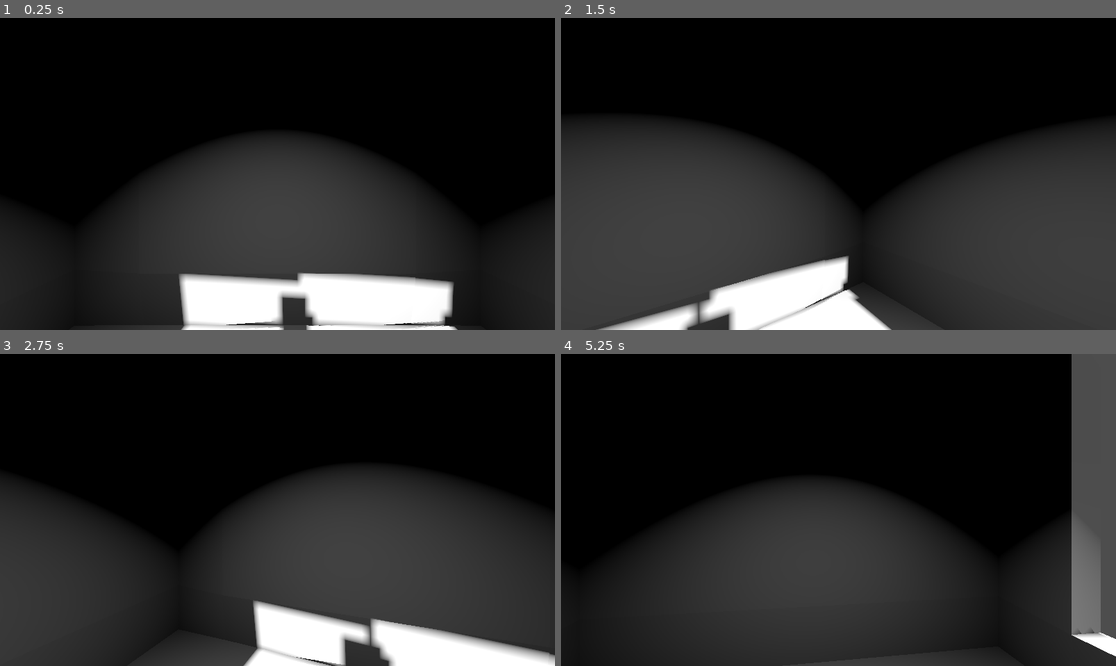
Above: before the commit, frames 1-4 (two rows, left to right).
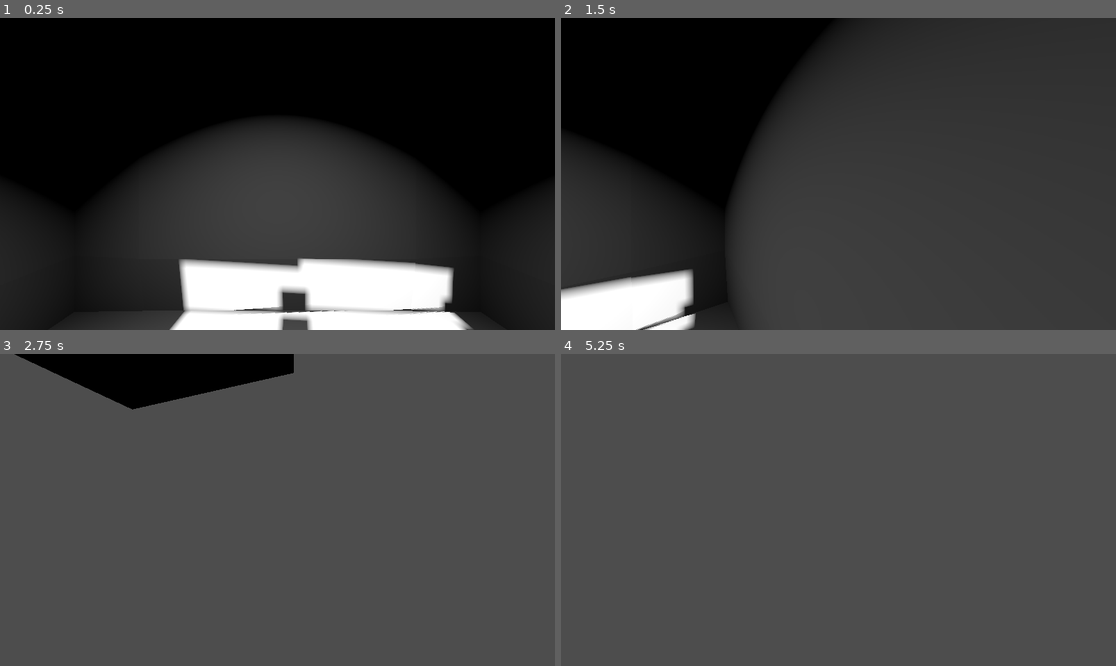
Above: after the commit, the same moments.

Repository: AnpilovAA/Lame_Jam_62_censor
Game: Godot game, scene res://main/main.tscn
The game is run twice, just before and just after one commit, with the same random seed, the same clock (stepped at 60 frames per second) and the same inputs. The project has no main scene, so this scene is started directly.
Inputs (mouse positions are in pixels of both pictures, inside the frame that each line leads up to):
- Up to frame 1 (0.25 s): no input
- Up to frame 2 (1.5 s): tap Enter at 0.5 s; move the mouse to (960, 158) at 0.52 s; hold D (move_right) 0.53-1.28 s; move the mouse to (727, 189) at 1.27 s; hold S (move_back) from 1.28 s (still down)
- Up to frame 3 (2.75 s): move the mouse to (333, 441) at 2.02 s; release S (move_back) at 2.03 s; hold D (move_right) from 2.03 s (still down)
- Up to frame 4 (5.25 s): move the mouse to (810, 572) at 2.77 s; release D (move_right) at 2.78 s; hold W (move_forward) 2.78-3.53 s; tap Space at 3.5, 5 s; move the mouse to (1005, 556) at 3.52 s; hold A (move_left) 3.53-5.03 s; tap Enter at 4.25 s; move the mouse to (672, 463) at 4.27 s; move the mouse to (866, 510) at 5.02 s; hold S (move_back) from 5.03 s (still down)

The runs differ from the first frame. In frame 1, 6.9% of the frame differs, in the area x 16-86%, y 32-100%; in frame 2, 51%; in frame 3, 78%; in frame 4, 85%, in the area x 0-100%, y 0-100%.

Commit message:
разобрался с управлением

Diff:
--- a/censor/main/main.tscn
+++ b/censor/main/main.tscn
@@ -16,3 +16,6 @@
 
 [node name="SpotLight3D" type="SpotLight3D" parent="." unique_id=269030562]
 transform = Transform3D(1, 0, 0, 0, -4.371139e-08, 1, 0, -1, -4.371139e-08, 0, 3.695, 0)
+
+[node name="Camera3D" type="Camera3D" parent="." unique_id=2138463519]
+transform = Transform3D(1, 0, 0, 0, 1, 0, 0, 0, 1, 0, 2.143241, 3.9285984)
--- a/censor/player/player.gd
+++ b/censor/player/player.gd
@@ -1,30 +1,34 @@
 extends CharacterBody3D
-var SPEED = 20
+
+var SPEED = 2
 var fall_acceleration = 75
-var target_velocity = Vector3.ZERO
-
+var target_velocity = Vector3()
+var mouse_motion = Vector2.ZERO
 
 func _unhandled_input(event: InputEvent) -> void:
-	var velocity = Vector3.ZERO
 	if event is InputEventMouseMotion:
 		print(event)
 		$Pivot/tipsya.rotate_y(float(event.relative.x))
+		#$Pivot.basis = Basis.looking_at(0,event.relative.x, 0)
 	pass
 
 func _physics_process(delta: float) -> void:
-	var velocity = Vector3.ZERO
+	var direction = Vector3.ZERO
 	if Input.is_action_pressed("move_forward"):
-		velocity.z -= 1
+		direction.z -= 1
 	if Input.is_action_pressed("move_back"):
-		velocity.z += 1
+		direction.z += 1
 	if Input.is_action_pressed("move_right"):
-		velocity.x += 1
+		direction.x += 1
 	if Input.is_action_pressed("move_left"):
-		velocity.x -= 1
-	if velocity != Vector3.ZERO:
-		velocity = velocity.normalized()
-		$Pivot.basis = Basis.looking_at(velocity)
-	target_velocity = velocity.x * SPEED
-	target_velocity = velocity.z * SPEED
+		direction.x -= 1
+	if direction != Vector3.ZERO:
+		direction = direction.normalized()
+		$Pivot.basis = Basis.looking_at(direction)
+
+	target_velocity.x = direction.x * SPEED
+	target_velocity.z = direction.z * SPEED
+	if not is_on_floor():
+		target_velocity.y = target_velocity.y - (fall_acceleration * delta)
 	velocity = target_velocity
 	move_and_slide()
--- a/censor/player/player.tscn
+++ b/censor/player/player.tscn
@@ -3,8 +3,8 @@
 [ext_resource type="Script" uid="uid://bqvfdt5cklqg7" path="res://player/player.gd" id="1_oul6g"]
 [ext_resource type="PackedScene" uid="uid://cka2n7ka60g0r" path="res://player/tipsya.glb" id="2_rkbax"]
 
-[sub_resource type="SphereShape3D" id="SphereShape3D_oul6g"]
-radius = 0.7
+[sub_resource type="CylinderShape3D" id="CylinderShape3D_rkbax"]
+height = 1.980957
 
 [sub_resource type="Animation" id="Animation_rkbax"]
 resource_name = "walk"
@@ -31,7 +31,8 @@
 transform = Transform3D(3.7037036, 0, 0, 0, 3.7037036, 0, 0, 0, 3.7037036, 0, 1.8075296, 0)
 
 [node name="CollisionShape3D" type="CollisionShape3D" parent="." unique_id=1398700636]
-shape = SubResource("SphereShape3D_oul6g")
+transform = Transform3D(0.705, 0, 0, 0, 0.705, 0, 0, 0, 0.705, 0, -0.06, 0)
+shape = SubResource("CylinderShape3D_rkbax")
 
 [node name="AnimationPlayer" type="AnimationPlayer" parent="." unique_id=1580050971]
 libraries/ = SubResource("AnimationLibrary_g1dw6")
